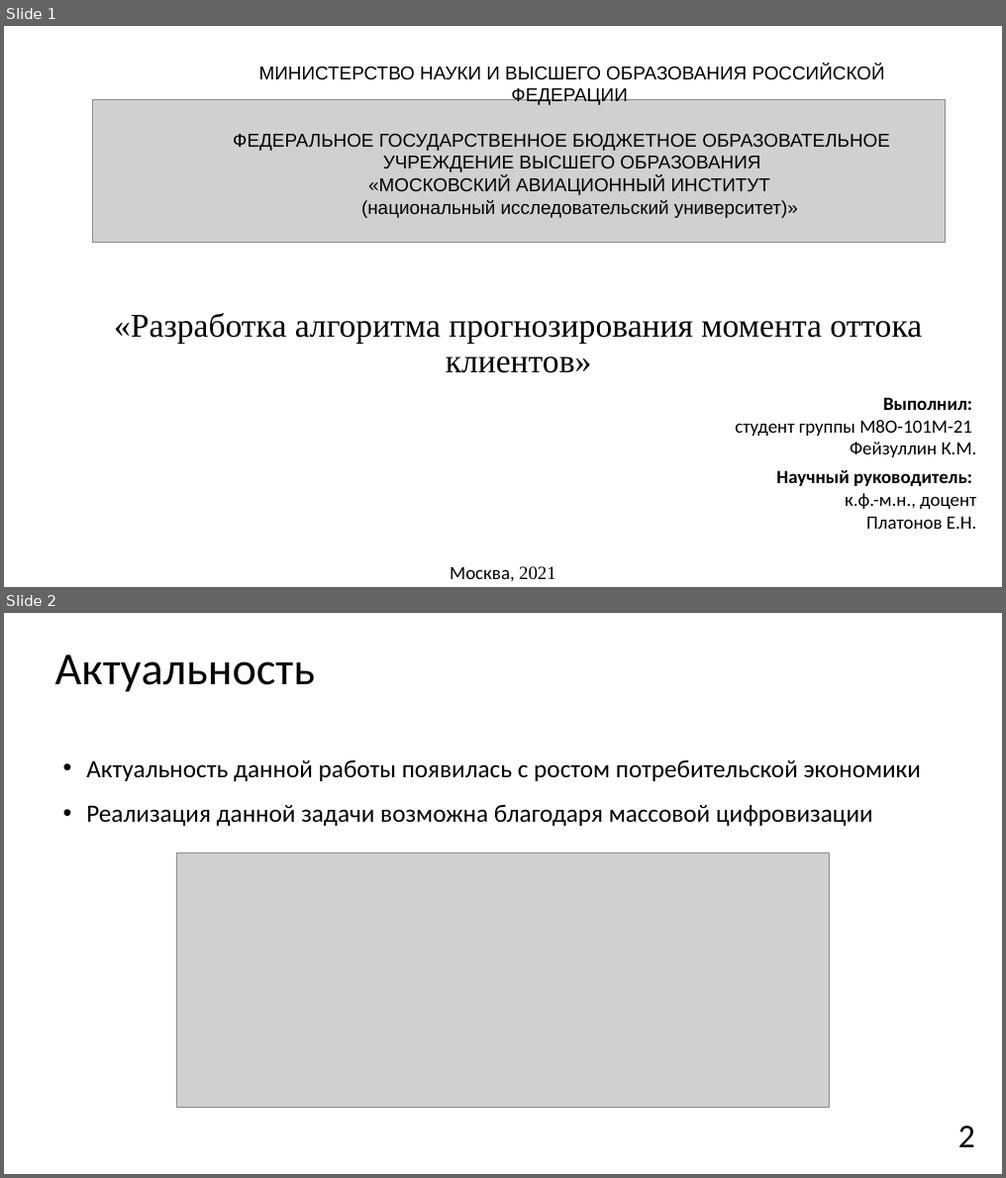
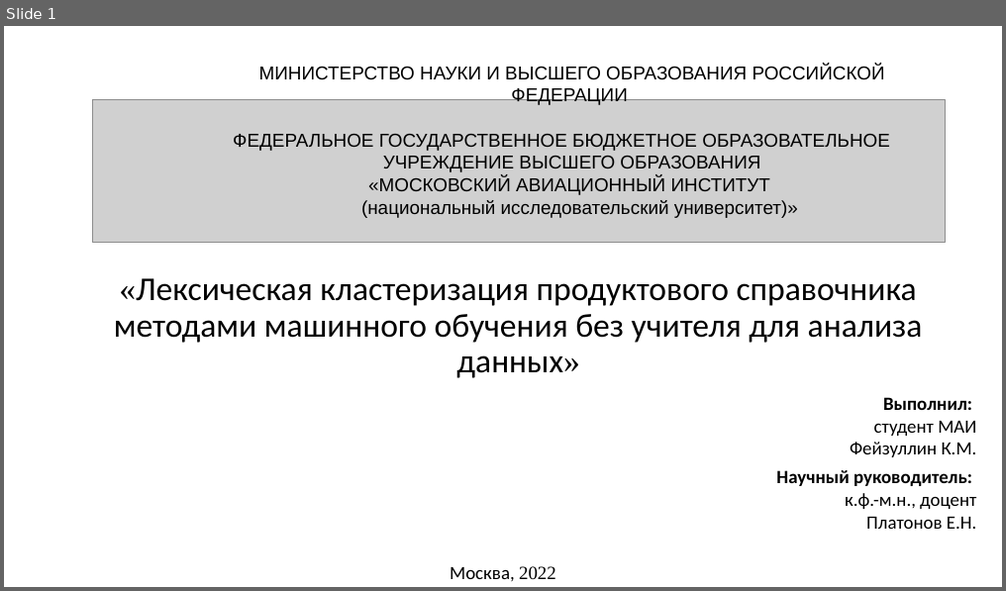
Before and after one commit to JacKira/MastersDegree, a slide deck: Отчет/speech.pptx. Shown one above the other, each under a label of ours: slides 1 and 2 before the commit, slide 1 after it. The pictures are 1006x1178 and 1006x591 pixels, drawn with LibreOffice and Linux fonts; fonts in the diff are those of the drawing; grey boxes stand for pictures. Boxes give left, top, right and bottom in pixels: in the first picture for what was removed or moved away, otherwise in the second. Text is boxed around its words. In the diff, an @@ line names an element or a change of style, - is before the commit and + after.

```diff
--- a/Отчет/speech.pptx
+++ b/Отчет/speech.pptx
@@ slide 2 removed at [4,613,1002,1174], background #FFFFFF @@
@@ title removed at [55,655,315,692] @@
-Актуальность
@@ text removed at [86,761,921,826] @@
-• Актуальность данной работы появилась с ростом потребительской экономики
-• Реализация данной задачи возможна благодаря массовой цифровизации
@@ picture removed at [177,853,830,1108] @@
@@ page number removed at [958,1126,975,1148] @@
-2
@@ slide 1 changed as well @@
@@ title at [114,278,923,378]: text changed; font Times New Roman to Calibri @@
-«Разработка алгоритма прогнозирования момента оттока клиентов»
+«Лексическая кластеризация продуктового справочника методами машинного обучения без учителя для анализа данных»
@@ text at [874,421,976,436]: text changed @@
-студент группы М8О-101М-21
+студент МАИ
@@ text at [450,567,556,581]: text changed @@
-Москва, 2021
+Москва, 2022
```
Also in this commit, not shown: 1 other slide changed, 8 slides added, 1 other slide removed, 14 other files.
